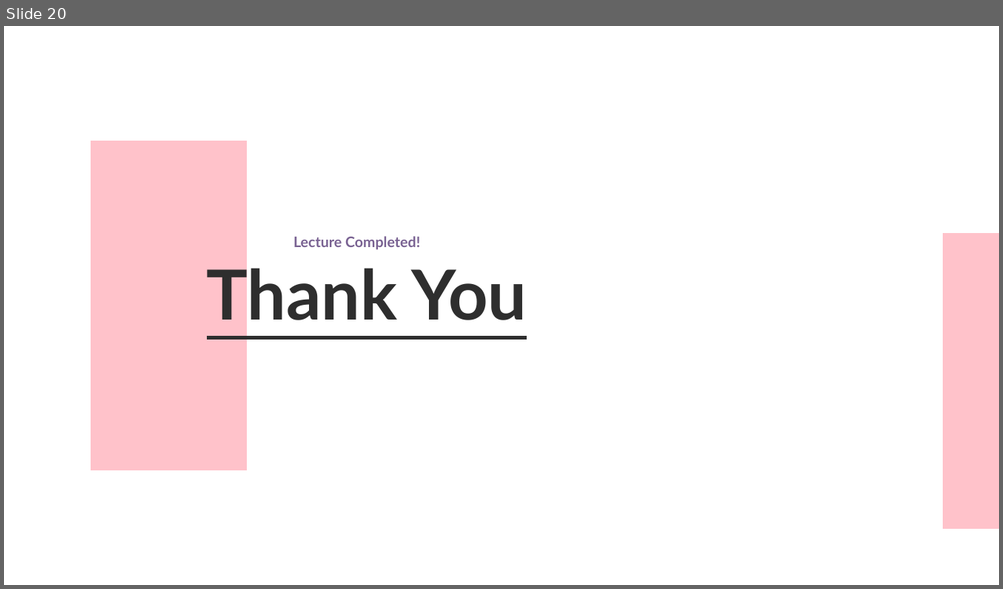
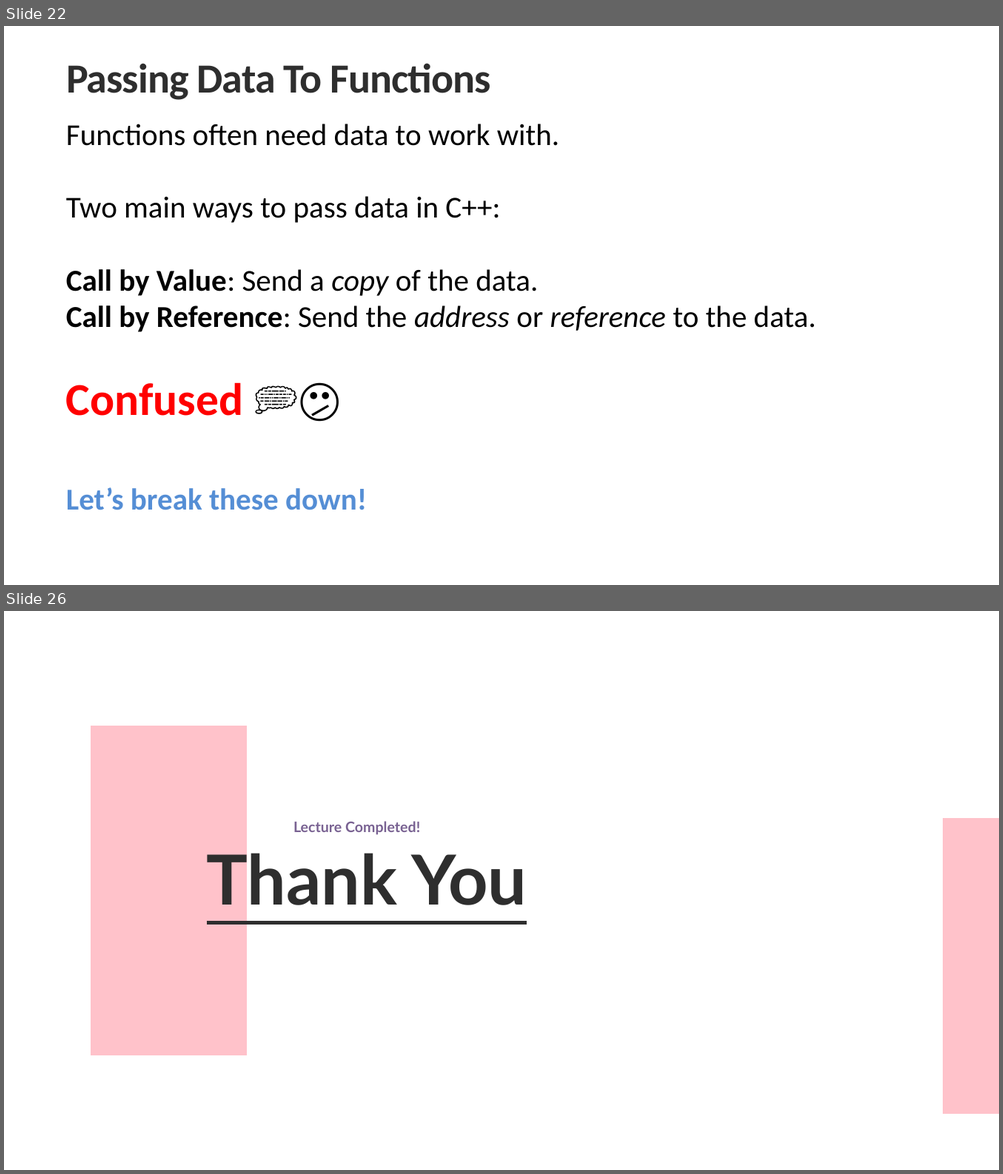
Before and after one commit to UKhayam/Programming-Fundamentals, a slide deck: PF-Lecture-08.pptx. Shown one above the other, each under a label of ours: slide 20 before the commit, slides 22 and 26 after it; the slides between them are not shown. The pictures are 1003x589 and 1003x1174 pixels, drawn with LibreOffice and Linux fonts; fonts in the diff are those of the drawing. Boxes give left, top, right and bottom in pixels: in the first picture for what was removed or moved away, otherwise in the second. Text is boxed around its words. In the diff, an @@ line names an element or a change of style, - is before the commit and + after.

```diff
--- a/PF-Lecture-08.pptx
+++ b/PF-Lecture-08.pptx
@@ slide 22 added at box(4, 26, 999, 585), background #FFFFFF @@
@@ text added at box(66, 63, 490, 100), 60 pt, text #2E2E2E, bold @@
+Passing Data To Functions
@@ text added at box(66, 124, 816, 511), 44 pt, text #000000 @@
+Functions often need data to work with.
+Two main ways to pass data in C++:
+Call by Value: Send a copy of the data.
+Call by Reference: Send the address or reference to the data.
+Confused 💭😕
+Let’s break these down!
@@ what was slide 20 is now slide 26 @@
```
Also in this commit, not shown: 5 slides changed, 5 other slides added.
